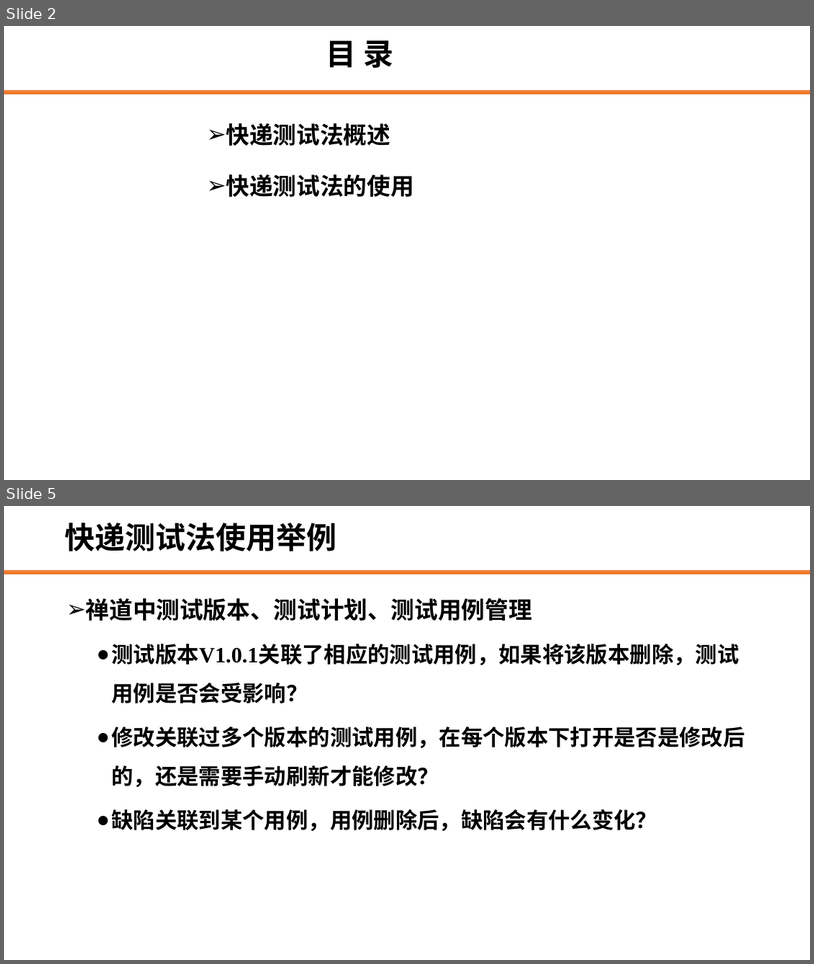
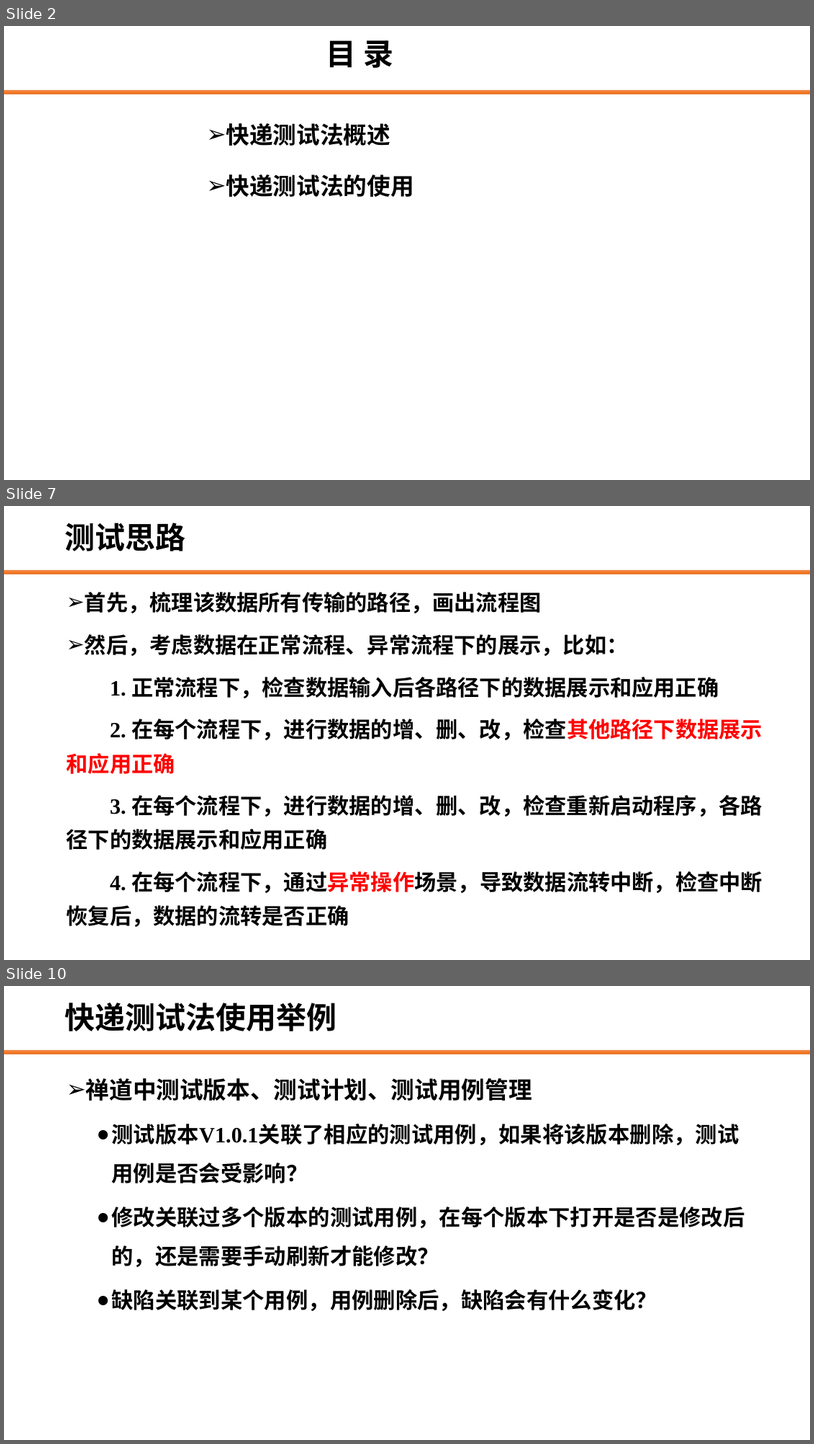
Before and after one commit to edu2act/course-web-system-testing, a slide deck: materials/slides/2.7 探索式测试—快递测试法.pptx. Shown one above the other, each under a label of ours: slides 2 and 5 before the commit, slides 2, 7 and 10 after it; the slides between them are not shown. The pictures are 814x964 and 814x1444 pixels, drawn with LibreOffice and Linux fonts; fonts in the diff are those of the drawing; background and template pictures are left out. Boxes give left, top, right and bottom in pixels: in the first picture for what was removed or moved away, otherwise in the second. Text is boxed around its words. In the diff, an @@ line names an element or a change of style, - is before the commit and + after.

```diff
--- a/materials/slides/2.7 探索式测试—快递测试法.pptx
+++ b/materials/slides/2.7 探索式测试—快递测试法.pptx
@@ slide 7 added at (4, 506, 810, 960), background #FFFFFF; not listed: 1 template element that a slide beside it also shows @@
@@ title added at (64, 523, 185, 551), 36 pt, text #000000, bold @@
+测试思路
@@ text added at (67, 592, 763, 926), 25.9 pt, text #000000, bold @@
+➢ 首先，梳理该数据所有传输的路径，画出流程图
+➢ 然后，考虑数据在正常流程、异常流程下的展示，比如：
+1. 正常流程下，检查数据输入后各路径下的数据展示和应用正确
+2. 在每个流程下，进行数据的增、删、改，检查其他路径下数据展示和应用正确
+3. 在每个流程下，进行数据的增、删、改，检查重新启动程序，各路径下的数据展示和应用正确
+4. 在每个流程下，通过异常操作场景，导致数据流转中断，检查中断恢复后，数据的流转是否正确
@@ what was slide 5 is now slide 10 @@
```
Also in this commit, not shown: 2 slides changed, 4 other slides added, 42 other files.
